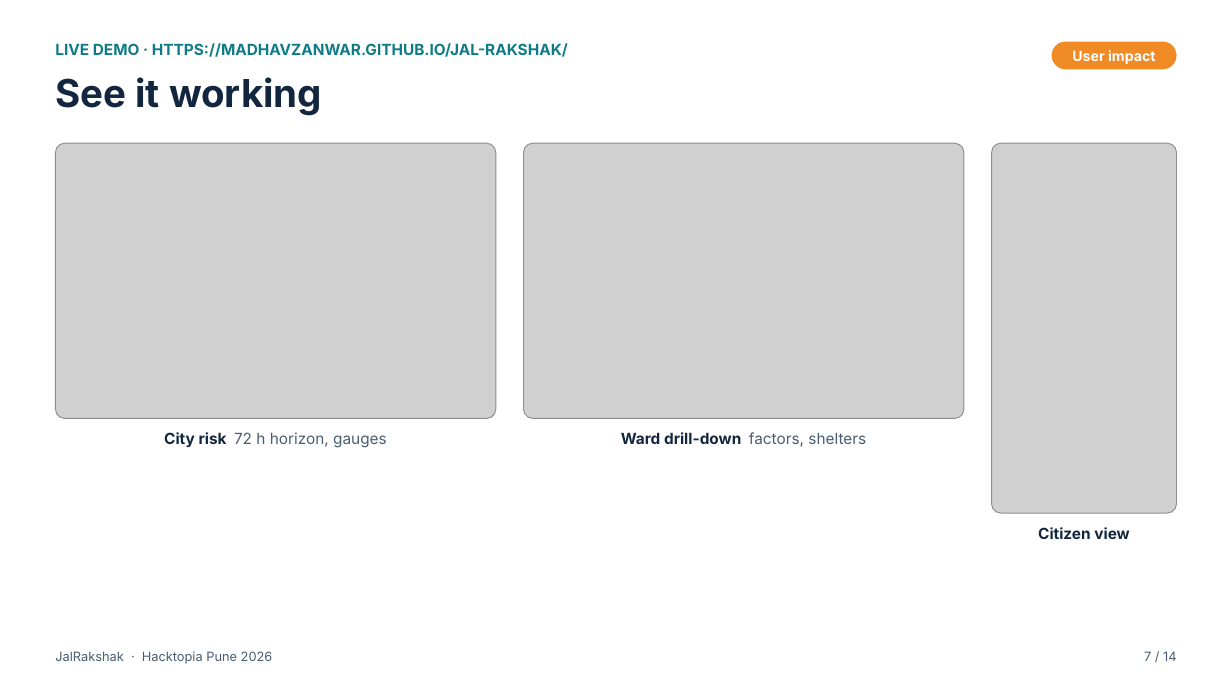
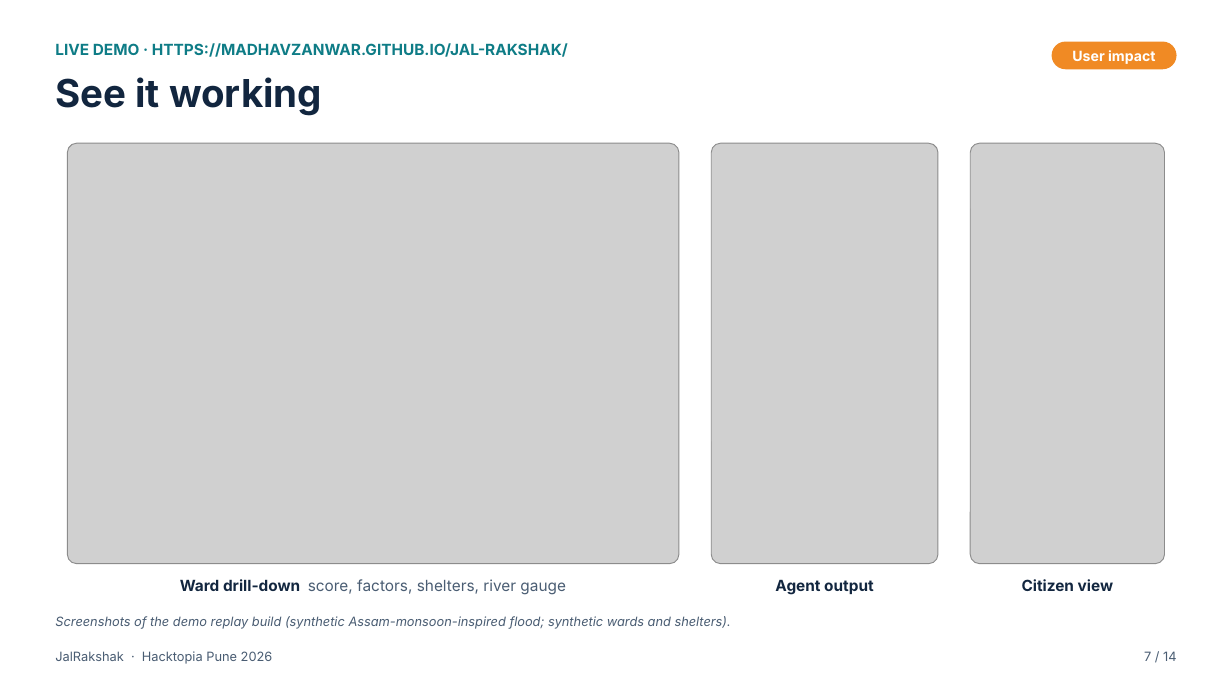
Before and after one commit to madhavzanwar/Jal-rakshak, a slide deck: slide 7 of submission/hacktopia-pune-2026/JalRakshak_HacktopiaPune2026.pptx. Drawn at 1232x693 pixels with LibreOffice and Linux fonts; fonts in the diff are those of the drawing; grey boxes stand for pictures. Boxes give left, top, right and bottom in pixels: in the first picture for what was removed or moved away, otherwise in the second. Text is boxed around its words. In the diff, an @@ line names an element or a change of style, - is before the commit and + after.

```diff
--- a/submission/hacktopia-pune-2026/JalRakshak_HacktopiaPune2026.pptx
+++ b/submission/hacktopia-pune-2026/JalRakshak_HacktopiaPune2026.pptx
@@ picture removed at bbox=[55, 143, 496, 419] @@
@@ picture added at bbox=[67, 143, 679, 564] @@
@@ picture removed at bbox=[524, 143, 965, 419] @@
@@ picture added at bbox=[712, 143, 938, 564] @@
@@ picture: place and size @@
-picture at bbox=[992, 143, 1177, 513]
+picture at bbox=[970, 143, 1165, 564]
@@ text removed at bbox=[164, 432, 387, 448] @@
-City risk 72 h horizon, gauges
@@ text at bbox=[180, 579, 566, 595]: text changed @@
-Ward drill-down factors, shelters
+Ward drill-down score, factors, shelters, river gauge
@@ text added at bbox=[775, 579, 874, 595], 12 pt, text #12263F, bold @@
+Agent output
@@ text "Citizen view": place and size @@
-text "Citizen view" at bbox=[1038, 527, 1129, 539]
+text "Citizen view" at bbox=[1022, 579, 1113, 591]
@@ text added at bbox=[55, 616, 731, 629], 10 pt, text #4A5D73, italic @@
+Screenshots of the demo replay build (synthetic Assam-monsoon-inspired flood; synthetic wards and shelters).
```
Also in this commit, not shown: 3 other slides changed, 17 other files.
